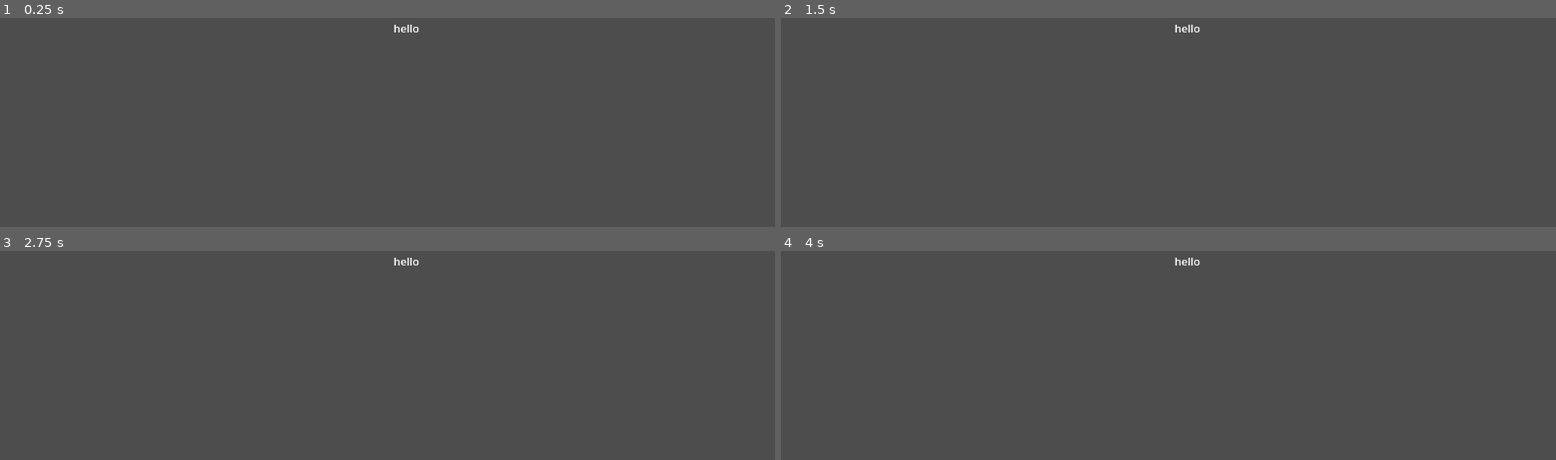
Above: before the commit, frames 1-4 (two rows, left to right).
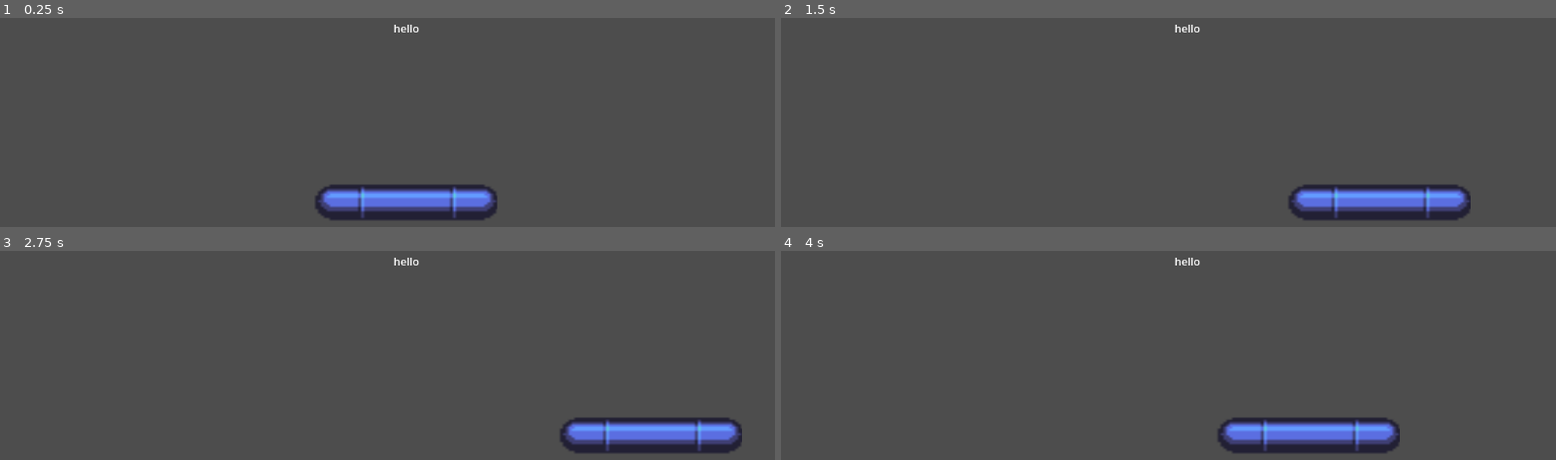
Above: after the commit, the same moments.

Repository: niriva/tp-casse-briques
Game: Godot game, scene res://main.tscn
Two runs of this game, one before a commit and one after it. Both use one fixed random seed, a clock stepped at 60 frames per second and the inputs below.
Inputs:
- Up to frame 1 (0.25 s): no input
- Up to frame 2 (1.5 s): tap Enter at 0.5 s; hold Right (p1_right, bound only after the commit) 0.53-1.28 s; hold Left (p1_left, bound only after the commit) from 1.28 s (still down)
- Up to frame 3 (2.75 s): release Left (p1_left, bound only after the commit) at 2.03 s; hold Right (p1_right, bound only after the commit) from 2.03 s (still down)
- Up to frame 4 (4 s): tap Space at 3.5 s; release Right (p1_right, bound only after the commit) at 3.53 s; hold Left (p1_left, bound only after the commit) from 3.53 s (still down)

The runs differ from the first frame. In frame 1, 3.8% of the frame differs, in the area x 40-65%, y 79-97%; in frame 2, 3.8%; in frame 3, 3.8%; in frame 4, 3.8%, in the area x 56-80%, y 79-97%.

Commit message:
add 'raquette'

Diff:
--- /dev/null
+++ b/Raquette/control_joueur.gd
@@ -0,0 +1,29 @@
+extends Node
+@export var vitesse : float = 520.0
+
+func _physics_process(_delta: float) -> void:
+	var raquette := get_parent() as CharacterBody2D
+	var direction := 0.0
+	if Input.is_action_pressed("p1_left"):
+		direction -= 1.0
+	if Input.is_action_pressed("p1_right"):
+		direction += 1.0
+	raquette.velocity = Vector2(direction * vitesse, 0.0)
+	raquette.move_and_slide()
+	# Empêche de sortir de l'écran
+	var demi_largeur := 96.0
+	var collision := raquette.get_node_or_null("CollisionShape2D") as CollisionShape2D
+	if collision and collision.shape is RectangleShape2D:
+		demi_largeur = (collision.shape as RectangleShape2D).size.x * 0.5
+	var largeur := raquette.get_viewport_rect().size.x
+	raquette.global_position.x = clampf(raquette.global_position.x, demi_largeur, largeur - demi_largeur)
+	raquette.velocity.y = 0.0
+
+# Called when the node enters the scene tree for the first time.
+func _ready() -> void:
+	pass # Replace with function body.
+
+
+# Called every frame. 'delta' is the elapsed time since the previous frame.
+func _process(delta: float) -> void:
+	pass
--- /dev/null
+++ b/Raquette/raquette.tscn
@@ -0,0 +1,20 @@
+[gd_scene format=3 uid="uid://b8gdrejq8m5an"]
+
+[ext_resource type="Texture2D" uid="uid://cby4cb1jp2170" path="res://Raquette/skin_raquette_a.tres" id="1_awm8m"]
+[ext_resource type="Script" uid="uid://b05eki3uqvs52" path="res://Raquette/control_joueur.gd" id="2_kevw6"]
+
+[sub_resource type="RectangleShape2D" id="RectangleShape2D_f420a"]
+size = Vector2(268.5, 52)
+
+[node name="Raquette" type="CharacterBody2D" unique_id=111587862]
+motion_mode = 1
+
+[node name="Sprite2D" type="Sprite2D" parent="." unique_id=421277759]
+scale = Vector2(4.2656245, 3.3235295)
+texture = ExtResource("1_awm8m")
+
+[node name="ControlJoueur" type="Node" parent="." unique_id=967941869]
+script = ExtResource("2_kevw6")
+
+[node name="CollisionShape2D" type="CollisionShape2D" parent="." unique_id=1099701746]
+shape = SubResource("RectangleShape2D_f420a")
--- /dev/null
+++ b/Raquette/skin_raquette_a.tres
@@ -0,0 +1,7 @@
+[gd_resource type="AtlasTexture" format=3 uid="uid://cby4cb1jp2170"]
+
+[ext_resource type="Texture2D" uid="uid://dgubbj861h4no" path="res://assets/sprite/breakout_pieces.png" id="1_vo68p"]
+
+[resource]
+atlas = ExtResource("1_vo68p")
+region = Rect2(47.5, 71.75, 64, 17)
--- a/main.tscn
+++ b/main.tscn
@@ -1,4 +1,6 @@
 [gd_scene format=3 uid="uid://do5gsbjv7ugl7"]
+
+[ext_resource type="PackedScene" uid="uid://b8gdrejq8m5an" path="res://Raquette/raquette.tscn" id="1_ig7tw"]
 
 [node name="Node2D" type="Node2D" unique_id=1752684578]
 
@@ -8,3 +10,6 @@
 offset_right = 625.0
 offset_bottom = 327.0
 text = "hello"
+
+[node name="Raquette" parent="." unique_id=111587862 instance=ExtResource("1_ig7tw")]
+position = Vector2(603, 576)
--- a/project.godot
+++ b/project.godot
@@ -15,6 +15,19 @@
 config/features=PackedStringArray("4.6", "GL Compatibility")
 config/icon="res://icon.svg"
 
+[input]
+
+p1_left={
+"deadzone": 0.2,
+"events": [Object(InputEventKey,"resource_local_to_scene":false,"resource_name":"","device":-1,"window_id":0,"alt_pressed":false,"shift_pressed":false,"ctrl_pressed":false,"meta_pressed":false,"pressed":false,"keycode":0,"physical_keycode":4194319,"key_label":0,"unicode":0,"location":0,"echo":false,"script":null)
+]
+}
+p1_right={
+"deadzone": 0.2,
+"events": [Object(InputEventKey,"resource_local_to_scene":false,"resource_name":"","device":-1,"window_id":0,"alt_pressed":false,"shift_pressed":false,"ctrl_pressed":false,"meta_pressed":false,"pressed":false,"keycode":0,"physical_keycode":4194321,"key_label":0,"unicode":0,"location":0,"echo":false,"script":null)
+]
+}
+
 [physics]
 
 3d/physics_engine="Jolt Physics"
Not shown, added: Raquette/control_joueur.gd.uid
